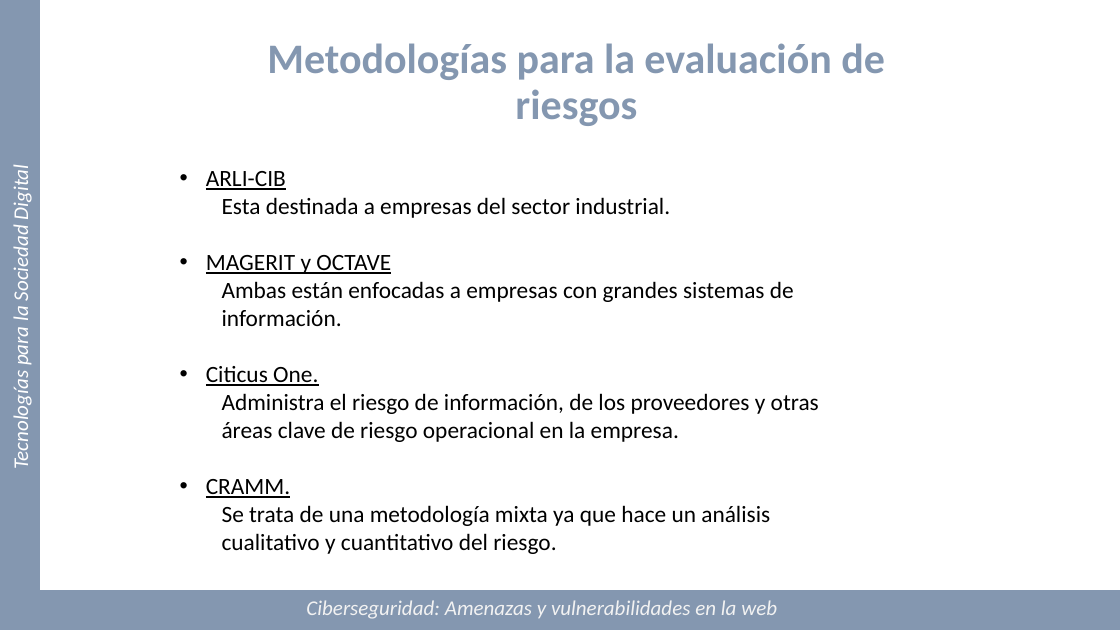
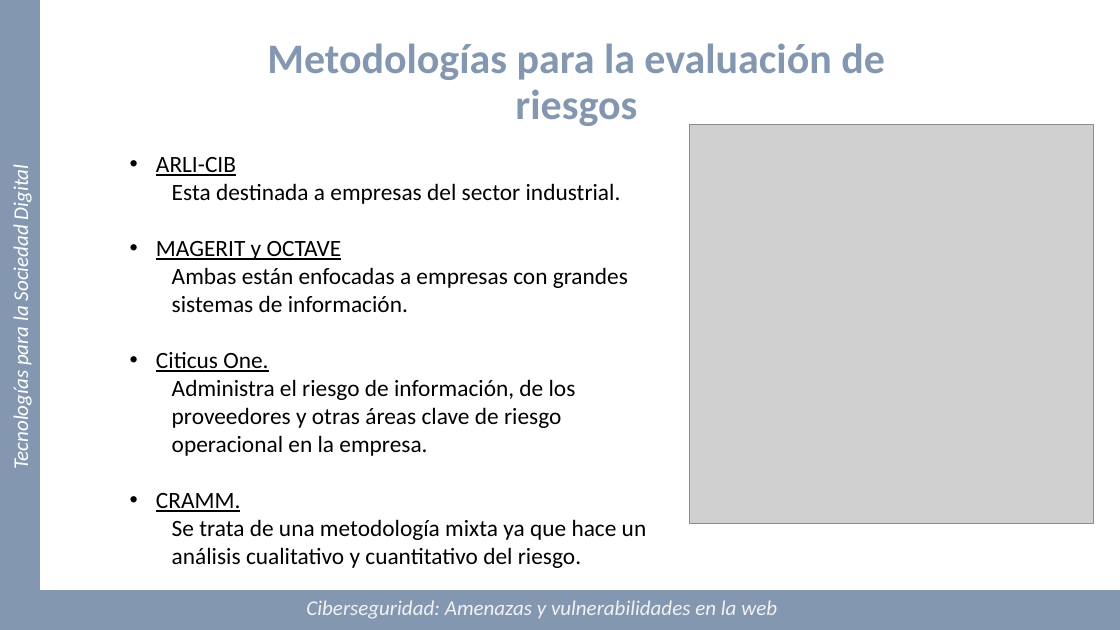
Before and after one commit to Marquez-David/TECNOLOGIAS-SOCIEDAD-DIGITAL, a slide deck: slide 9 of TF-E6/Presentacion/PresentaciónTFv4.pptx. Drawn at 1120x630 pixels with LibreOffice and Linux fonts; fonts in the diff are those of the drawing; grey boxes stand for pictures. Boxes give left, top, right and bottom in pixels: in the first picture for what was removed or moved away, otherwise in the second. Text is boxed around its words. In the diff, an @@ line names an element or a change of style, - is before the commit and + after.

```diff
--- a/TF-E6/Presentacion/PresentaciónTFv4.pptx
+++ b/TF-E6/Presentacion/PresentaciónTFv4.pptx
@@ text "ARLI-CIB" rewrapped from (206, 171, 819, 554) to (156, 157, 647, 568) @@
@@ picture added at (689, 125, 1093, 523) @@
```
Also in this commit, not shown: 3 other slides changed.
